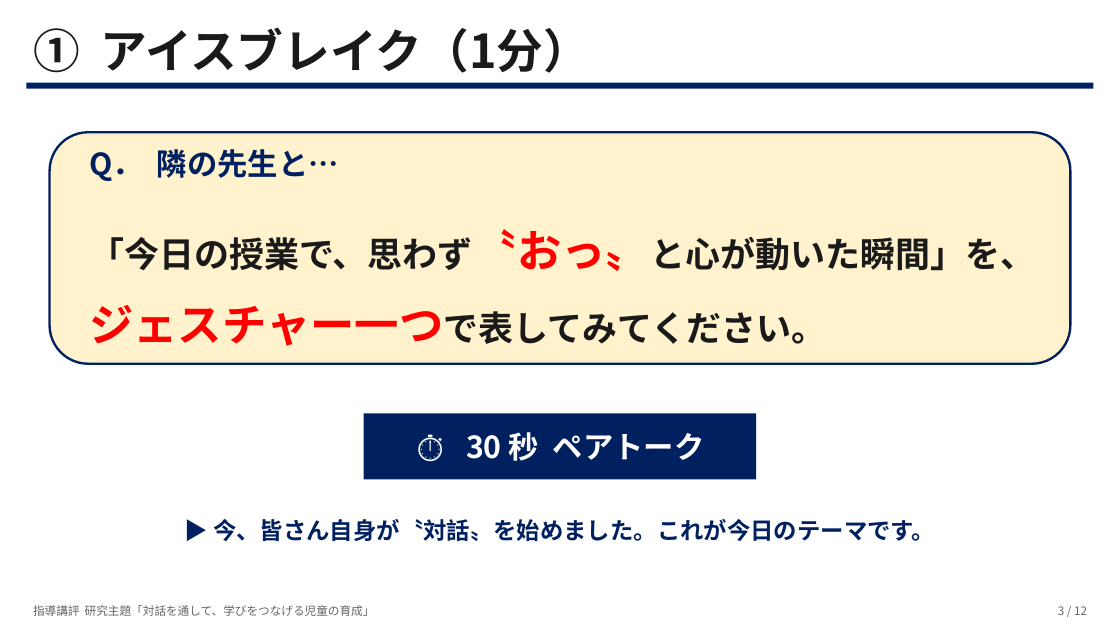
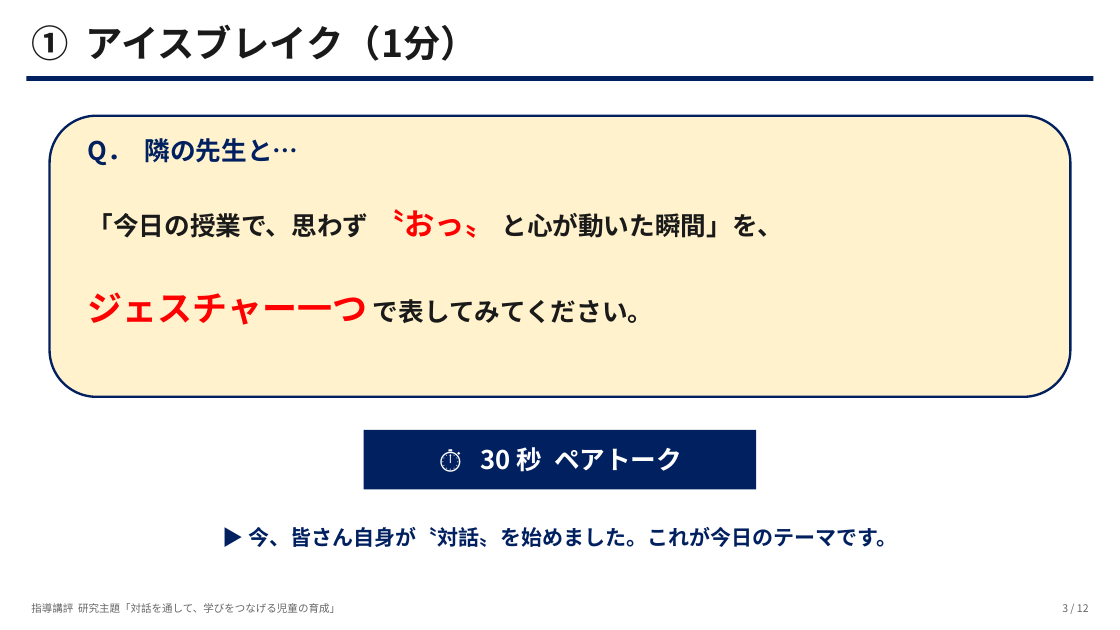
Before and after one commit to contynet730-star/con30, a slide deck: slide 3 of 指導講評_対話を通して学びをつなげる児童.pptx. Drawn at 1120x630 pixels with LibreOffice and Linux fonts; fonts in the diff are those of the drawing. Boxes give left, top, right and bottom in pixels: in the first picture for what was removed or moved away, otherwise in the second. Text is boxed around its words. In the diff, an @@ line names an element or a change of style, - is before the commit and + after.

```diff
--- a/指導講評_対話を通して学びをつなげる児童.pptx
+++ b/指導講評_対話を通して学びをつなげる児童.pptx
@@ text "① アイスブレイク（1分）" at (x1=31, y1=24, x2=478, y2=61): size 40 to 32 pt @@
@@ rectangle moved from (x1=26, y1=82, x2=1093, y2=88) to (x1=26, y1=76, x2=1093, y2=82) @@
@@ rounded rectangle resized from (x1=50, y1=132, x2=1070, y2=364) to (x1=50, y1=116, x2=1070, y2=397) @@
@@ text "Q． 隣の先生と…" moved from (x1=89, y1=149, x2=339, y2=181) to (x1=88, y1=138, x2=299, y2=165) @@
@@ text "Q． 隣の先生と…" at (x1=88, y1=138, x2=299, y2=165): size 26 to 22 pt; vertical alignment top to middle @@
@@ text "「今日の授業で、思わず 〝おっ〟 と心が動いた瞬間」を、" at (x1=88, y1=209, x2=783, y2=238): vertical alignment top to middle @@
@@ text at (x1=88, y1=209, x2=783, y2=238): text changed; size 30 to 22 pt @@
-「今日の授業で、思わず〝おっ〟と心が動いた瞬間」を、
-ジェスチャー一つで表してみてください。
+「今日の授業で、思わず 〝おっ〟 と心が動いた瞬間」を、
@@ text added at (x1=88, y1=292, x2=653, y2=325), 22 pt, text #1A1A1A, bold @@
+ジェスチャー一つ で表してみてください。
@@ text "⏱ 30 秒 ペアトーク" moved from (x1=466, y1=432, x2=705, y2=461) to (x1=481, y1=447, x2=682, y2=472) @@
@@ text "⏱ 30 秒 ペアトーク" at (x1=481, y1=447, x2=682, y2=472): size 26 to 22 pt @@
@@ rectangle resized from (x1=364, y1=413, x2=756, y2=480) to (x1=364, y1=430, x2=756, y2=490) @@
@@ text "▶ 今、皆さん自身が〝対話〟を始めました。これが今日のテーマです。" at (x1=248, y1=527, x2=897, y2=547): size 20 to 18 pt; vertical alignment top to middle @@
@@ text "指導講評 研究主題「対話を通して、学びをつなげる児童の育成」" at (x1=31, y1=603, x2=340, y2=613): size 10 to 9 pt @@
@@ text "3 / 12" at (x1=1062, y1=604, x2=1089, y2=612): size 10 to 9 pt @@
```
Also in this commit, not shown: 11 other slides changed.
